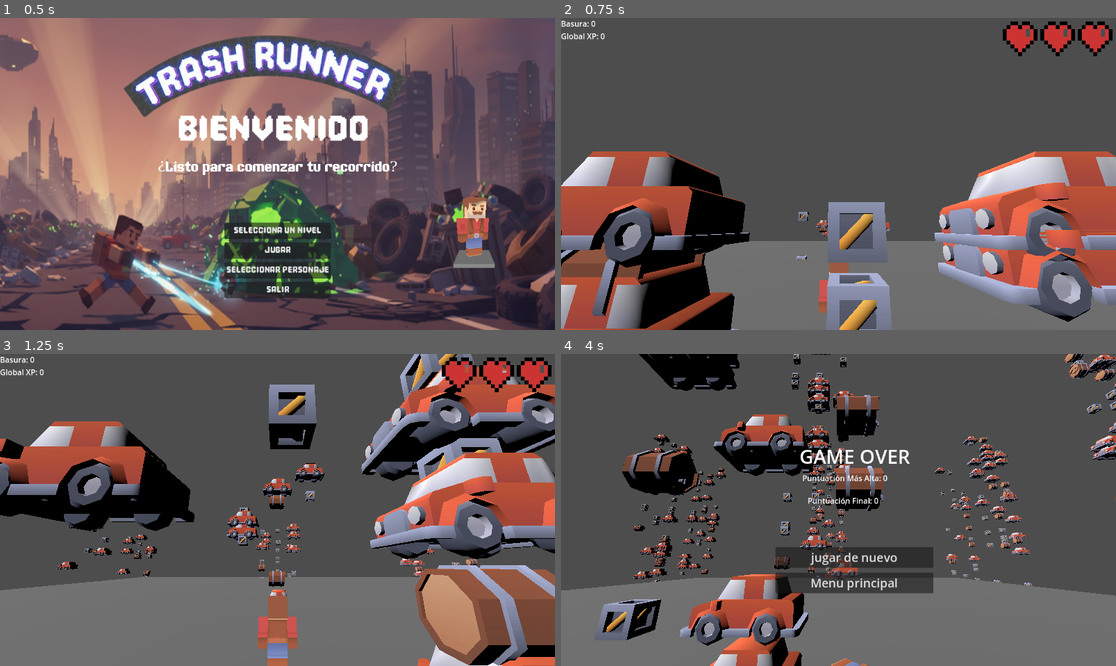
Above: before the commit, frames 1-4 (two rows, left to right).
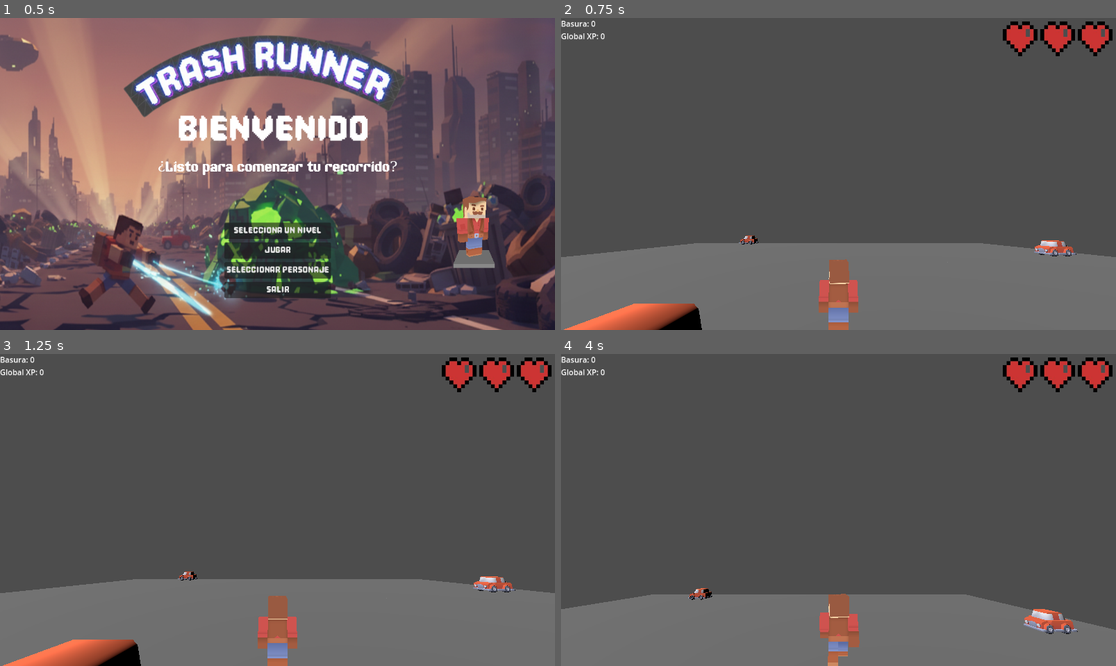
Above: after the commit, the same moments.

Repository: Ilesandres/game-recolections
Game: Godot game, scene res://src/UI/MainMenu.tscn
Same seed, same stepped clock (60 frames per second), same inputs: the game is played once before the commit and once after it.
Inputs:
- Up to frame 1 (0.5 s): no input
- Up to frame 2 (0.75 s): click "Jugar" at 0.5 s
- Up to frame 3 (1.25 s): no input
- Up to frame 4 (4 s): hold Right (ui_right) 1.28-2.03 s; hold W (ui_front) 1.28-2.03 s; hold S (ui_back) 2.03-2.78 s; tap W (ui_front) at 2.1, 3.6 s; hold Right (ui_right) 2.78-3.53 s; hold W (ui_front) 2.78-3.53 s; hold Up (ui_up) from 3.53 s (still down)

Frame 1 is identical in both runs. In frame 2, 32% of the frame differs, in the area x 0-100%, y 42-100%; in frame 3, 37%, in the area x 0-100%, y 0-100%; in frame 4, 28%.

Commit message:
fix ubicacion de obstaculos

Diff:
--- a/Player.gd
+++ b/Player.gd
@@ -62,9 +62,9 @@
 	if Input.is_action_pressed("ui_left"):
 		input_dir.x -= 1
 	if Input.is_action_pressed("ui_front"):
+		input_dir.z -= 1
+	if Input.is_action_pressed("ui_back"):
 		input_dir.z += 1
-	if Input.is_action_pressed("ui_back"):
-		input_dir.z -= 1
 
 	input_dir = input_dir.normalized()
 	print("input_dir: ", input_dir)
@@ -76,7 +76,7 @@
 
 		# Solo rota el nodo visual, no el cuerpo
 		if input_dir != Vector3.ZERO:
-			var look_at_pos = visuals_node.global_position + input_dir
+			var look_at_pos = visuals_node.global_position - input_dir
 			visuals_node.look_at(look_at_pos, Vector3.UP)
 			if not is_sliding:
 				play_animation("walk")
--- a/scenes/LevelSpawner.gd
+++ b/scenes/LevelSpawner.gd
@@ -19,25 +19,25 @@
 var spawn_speed = 1.0
 var object_spawn_chance = 0.33
 var spawn_attempts = 1
-var min_distance = 2.5
+var min_distance = 3.5
 
 
 func configure_for_level(level: int):
 	match level:
 		1:
-			object_spawn_chance = 0.2
+			object_spawn_chance = 0.05
 			spawn_attempts = 1
 		2:
-			object_spawn_chance = 0.3
+			object_spawn_chance = 0.1
 			spawn_attempts = 1
 		3:
-			object_spawn_chance = 0.4
+			object_spawn_chance = 0.15
 			spawn_attempts = 2
 		4:
-			object_spawn_chance = 0.5
+			object_spawn_chance = 0.2
 			spawn_attempts = 2
 		5:
-			object_spawn_chance = 0.6
+			object_spawn_chance = 0.25
 			spawn_attempts = 3
 
 
@@ -68,6 +68,11 @@
 	_cleanup_old_chunks(player_pos)
 
 
+func _get_chunk_key(position: Vector3) -> String:
+	var snapped = _get_snapped_position(position)
+	return "%d,%d" % [int(round(snapped.x)), int(round(snapped.z))]
+
+
 func _check_and_spawn_neighbors(center_pos: Vector3):
 	var directions = [
 		Vector3(CHUNK_LENGTH, 0, 0), Vector3(-CHUNK_LENGTH, 0, 0), Vector3(0, 0, CHUNK_LENGTH), Vector3(0, 0, -CHUNK_LENGTH),
@@ -77,8 +82,9 @@
 
 	for dir in directions:
 		var neighbor_pos = center_pos + dir
+		var key = _get_chunk_key(neighbor_pos)
 
-		if not chunk_map.has(neighbor_pos):
+		if not chunk_map.has(key):
 			_spawn_chunk(neighbor_pos)
 
 
@@ -96,45 +102,37 @@
 
 
 func _spawn_chunk(target_position: Vector3):
+	var key = _get_chunk_key(target_position)
+	if chunk_map.has(key):
+		return
+
 	var new_chunk = CHUNK_SCENE.instantiate()
 
 	add_child(new_chunk)
 	new_chunk.global_position = target_position
 
-	chunk_map[target_position] = new_chunk
+	chunk_map[key] = new_chunk
 	active_chunks.append(new_chunk)
 
 	var obstacle_points = new_chunk.get_node("ObstaclePoints").get_children()
 	var newly_spawned_objects: Array[Node3D] = []
 
 	for point in obstacle_points:
-		var successful_spawns = 0
-		for i in range(spawn_attempts):
-			if randf() < object_spawn_chance:
-				var item_roll = randf()
-				var item_instance = null
-				if item_roll < 0.8:
-					item_instance = OBSTACLE_SCENE.instantiate()
+		if randf() < object_spawn_chance:
+			var item_roll = randf()
+			var item_instance = null
+			if item_roll < 0.8:
+				item_instance = OBSTACLE_SCENE.instantiate()
+			else:
+				item_instance = ENEMY_SCENE.instantiate()
+			if item_instance:
+				# Asignar posición local ANTES de agregar al árbol
+				item_instance.position = point.position
+				if is_position_free(new_chunk.global_position + point.position, new_chunk, newly_spawned_objects):
+					new_chunk.add_child(item_instance)
+					newly_spawned_objects.append(item_instance)
 				else:
-					item_instance = ENEMY_SCENE.instantiate()
-				if item_instance:
-					var spawn_pos = point.global_position
-					if item_instance.has_node("CollisionShape3D"):
-						var shape = item_instance.get_node("CollisionShape3D").shape
-						if shape is BoxShape3D:
-							spawn_pos.y += shape.size.y / 2.0
-						elif shape is CapsuleShape3D:
-							spawn_pos.y += shape.height / 2.0 + shape.radius
-						# Puedes agregar más casos según tus colliders
-					item_instance.global_position = spawn_pos
-					if is_position_free(item_instance.global_position, new_chunk, newly_spawned_objects):
-						new_chunk.add_child(item_instance)
-						newly_spawned_objects.append(item_instance)
-						successful_spawns += 1
-					else:
-						item_instance.queue_free()
-					if successful_spawns > 0:
-						break
+					item_instance.queue_free()
 
 	last_chunk = new_chunk
 
@@ -149,7 +147,7 @@
 
 func _despawn_chunk(chunk: Node3D):
 	active_chunks.erase(chunk)
-	var chunk_key = chunk.global_position.snapped(Vector3(CHUNK_LENGTH, 0, CHUNK_LENGTH))
+	var chunk_key = _get_chunk_key(chunk.global_position)
 	if chunk_map.has(chunk_key):
 		chunk_map.erase(chunk_key)
 
@@ -166,6 +164,7 @@
 				return false
 
 	for temp_obj in temporary_objects:
+		# Nota: La posición de temp_obj ya fue establecida como global
 		if abs(temp_obj.global_position.x - new_pos.x) < 0.1:
 			count_x += 1
 		if temp_obj.global_position.distance_to(new_pos) < min_distance:
--- a/scenes/Player.tscn
+++ b/scenes/Player.tscn
@@ -14,7 +14,7 @@
 shape = SubResource("BoxShape3D_p0vlq")
 
 [node name="Visuals" type="Node3D" parent="."]
-transform = Transform3D(-1, 0, -8.742278e-08, 0, 1, 0, 8.742278e-08, 0, -1, 0, 0, 0)
+transform = Transform3D(-1, 0, -1.509958e-07, 0, 1, 0, 1.509958e-07, 0, -1, 0, 0, 0)
 
 [node name="AttackArea" parent="." instance=ExtResource("2_v6fml")]
 transform = Transform3D(1, 0, 0, 0, 1, 0, 0, 0, 1, 0, 0.36317515, 0)
--- a/scenes/world/Obstacle.gd
+++ b/scenes/world/Obstacle.gd
@@ -22,8 +22,13 @@
 	var visual_instance = visual_scene.instantiate()
 	add_child(visual_instance)
 
+	if visual_instance is RigidBody3D:
+		visual_instance.freeze = true
+		visual_instance.collision_layer = 0
+		visual_instance.collision_mask = 0
+
 	# Comentario original para ajustar la posición vertical:
-	# visual_instance.position.y = 0.5 # Ajusta este valor si el pivote del modelo no está en el suelo
+	visual_instance.position.y = 0.5 # Ajusta este valor si el pivote del modelo no está en el suelo
 
 func _on_body_entered(body: Node3D):
 	if body is CharacterBody3D and body.name == "Player":
--- a/scenes/world/chunk_template.tscn
+++ b/scenes/world/chunk_template.tscn
@@ -1,10 +1,10 @@
 [gd_scene load_steps=5 format=3 uid="uid://bpdqgn40dhdh2"]
 
 [sub_resource type="BoxMesh" id="BoxMesh_ivbto"]
-size = Vector3(30, 0.1, 60)
+size = Vector3(30, 0.5, 60)
 
 [sub_resource type="BoxShape3D" id="BoxShape3D_ivbto"]
-size = Vector3(35, 0.005, 65)
+size = Vector3(35, 0.5, 65)
 
 [sub_resource type="BoxMesh" id="BoxMesh_g7200"]
 size = Vector3(0.2, 5, 60)
